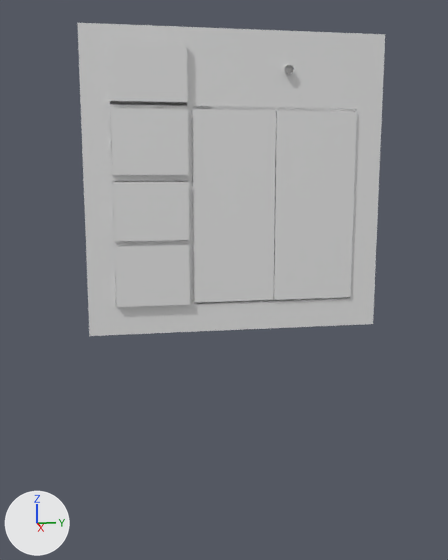
The Blender file Assets/models/house/floor02/bathroom_e/bathroom01_sink_armature.blend, before and after one commit.
One viewpoint serves both versions: a camera (50 mm lens) standing at (2.9, -0.65, 0.68) and looking at (-0.14, -0.13, 0.14). The lights are fixed; the arrows at lower left show +X, +Y and +Z. The same objects are shown in both versions, whatever each file hides. Materials are left out; every surface is plain grey.

In view in the first picture: 'base', 'door_left', 'door_right', 'drawer_1', 'drawer_2', 'drawer_3', 'drawer_4'.
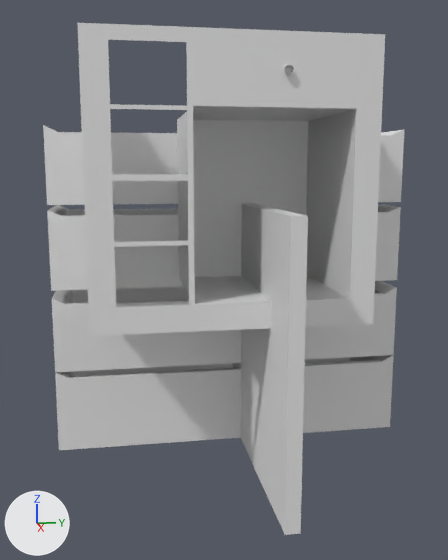
Where the change shows, as pixel boxes (x1, y1, x2, y2) in the pictures (448 x 560 px):
'base', reshaped, rescaled: (77, 23, 385, 336) in both
'door_left', moved, turned, rescaled: before (192, 109, 276, 302); after (254, 207, 308, 535)
'drawer_4', moved, turned, rescaled: before (115, 240, 190, 307); after (55, 355, 394, 450)
'door_right', moved, turned, rescaled: before (273, 110, 357, 300); after (233, 203, 268, 466)
'drawer_3', moved, turned, rescaled: before (113, 181, 189, 242); after (52, 281, 397, 372)
'drawer_2', moved, turned, rescaled: before (111, 108, 189, 175); after (47, 204, 401, 291)
'drawer_1', moved, turned, rescaled: before (108, 39, 188, 106); after (43, 125, 404, 205)
'drawer_pull.004', rescaled: (284, 65, 294, 75) in both

The edits, one by one:
me_cube_002 is used by ob_base; parent ob_sink_basin; location (-1.06, 3.042, 0.853); scale (1.14, 0.685, 1.15).
me_cube_002 had 135 vertices, 122 faces and spanned x -1.1..1.1, y -1.0..1.0, z -1.0..1.0.
me_cube_002 now has 106 vertices, 84 faces and spans x -1.25..1.25, y -0.68..0.68, z -1.15..1.15.
me_cube_002 part 1: the whole mesh is rebuilt.
Object 'base' (ob_base) is rescaled from (1.14, 0.685, 1.15) to (1.0, 1.0, 1.0).
Object 'door_right' (ob_door_right) turns from (0, 0, 90) to (0, 0, 0) degrees about x, y and z.
Object 'door_right' (ob_door_right) is rescaled from (0.568, 0.342, 0.602) to (1.0, 1.0, 1.0).
Object 'door_right' (ob_door_right) moves from (0.33, 0.353, 0.618) to (0.0, 0.0, 0.0).
Object 'door_left' (ob_door_left) turns from (0, 0, 90) to (0, 0, 0) degrees about x, y and z.
Object 'door_left' (ob_door_left) is rescaled from (0.568, 0.342, 0.602) to (1.0, 1.0, 1.0).
Object 'door_left' (ob_door_left) moves from (0.328, -0.341, 0.618) to (0.0, 0.0, 0.0).
Object 'drawer_4' (ob_drawer_4) turns from (0, 0, 90) to (0, 0, 0) degrees about x, y and z.
Object 'drawer_4' (ob_drawer_4) is rescaled from (0.568, 0.342, 0.575) to (1.0, 1.0, 1.0).
Object 'drawer_4' (ob_drawer_4) moves from (0.0, -0.154, 0.591) to (0.0, 0.0, 0.0).
Object 'drawer_3' (ob_drawer_3) turns from (0, 0, 90) to (0, 0, 0) degrees about x, y and z.
Object 'drawer_3' (ob_drawer_3) is rescaled from (0.568, 0.342, 0.602) to (1.0, 1.0, 1.0).
Object 'drawer_3' (ob_drawer_3) moves from (0.0, -0.154, 0.62) to (0.0, 0.0, 0.0).
Object 'drawer_2' (ob_drawer_2) turns from (0, 0, 90) to (0, 0, 0) degrees about x, y and z.
Object 'drawer_2' (ob_drawer_2) is rescaled from (0.568, 0.342, 0.629) to (1.0, 1.0, 1.0).
Object 'drawer_2' (ob_drawer_2) moves from (0.0, -0.154, 0.62) to (0.0, 0.0, 0.0).
Object 'drawer_1' (ob_drawer_1) turns from (0, 0, 90) to (0, 0, 0) degrees about x, y and z.
Object 'drawer_1' (ob_drawer_1) is rescaled from (0.568, 0.342, 0.581) to (1.0, 1.0, 1.0).
Object 'drawer_1' (ob_drawer_1) moves from (0.0, -0.155, 0.654) to (0.0, 0.0, 0.0).
